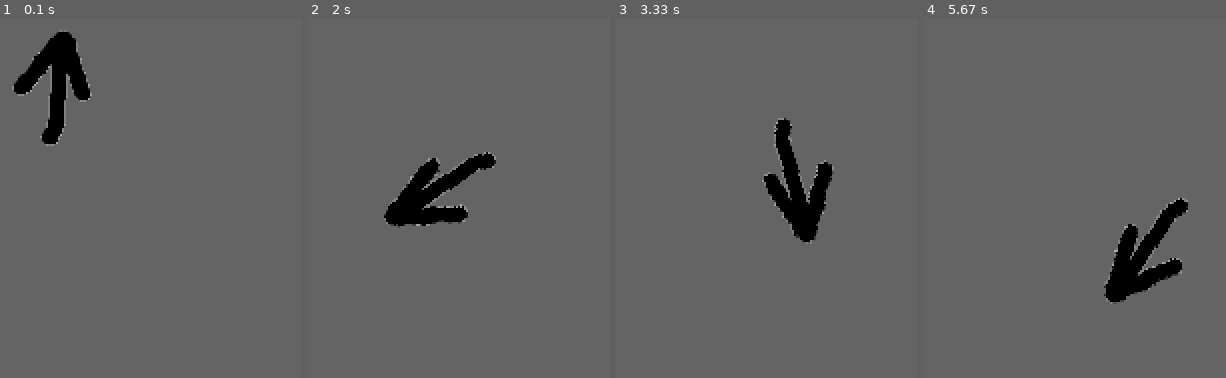
Above: before the commit, frames 1-4 (left to right).
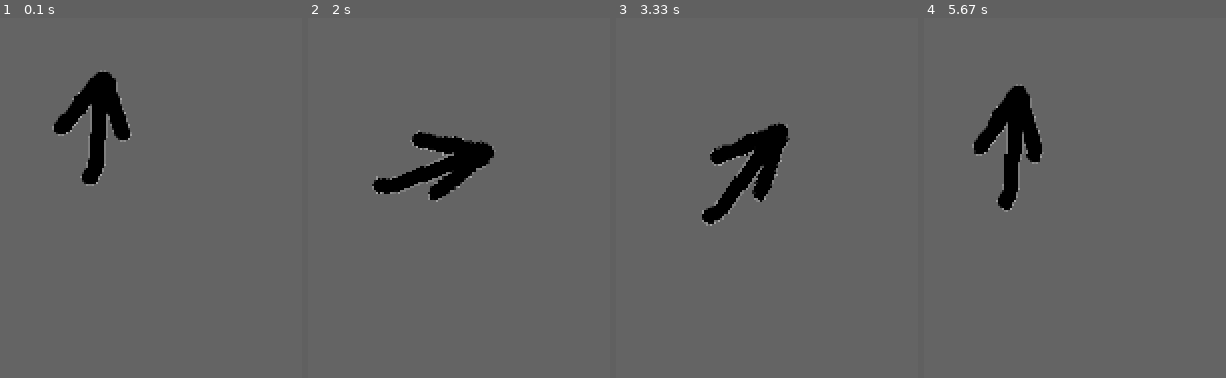
Above: after the commit, the same moments.

Repository: smarzony/pygame_racing
Game: pygame game, started from main.py
The game is run twice, just before and just after one commit, with the same random seed, the same clock (stepped at 60 frames per second) and the same inputs.
Inputs:
- Up to frame 1 (0.1 s): no input
- Up to frame 2 (2 s): hold Up 0.33-0.8 s; hold Right 0.83-1.3 s; hold Down from 1.9 s (still down)
- Up to frame 3 (3.33 s): release Down at 2.2 s; hold Left 2.23-2.63 s; hold Up 2.67-3.03 s; hold Right from 3.07 s (still down)
- Up to frame 4 (5.67 s): release Right at 3.7 s; hold Down 3.73-4.1 s; hold Left 4.13-4.6 s; hold Up 5.13-5.43 s; hold Right from 5.47 s (still down)

The runs differ from the first frame. In frame 1, 6.5% of the frame differs, in the area x 3-44%, y 3-47%; in frame 2, 4.5%; in frame 3, 6.4%; in frame 4, 7.2%, in the area x 15-88%, y 18-80%.

Commit message:
fixed accelerating and decelerating turning speed is affected by car speed

Diff:
--- a/lib/player.py
+++ b/lib/player.py
@@ -6,18 +6,13 @@
 
 class Motion():
     def __init__(self, window_size):
-        self.in_motion = False
         self.speed_actual = 0
-        self.speed_start = 0
         self.speed_max = 5
-        self.start_accelerating_time = 0.0
-        self.start_decelerating_time = 0.0
         self.direction = FWD
-        self.acceleration_ramp_seconds = 2
         self.rotation = 0
         self.rotation_step = 0.5
         self.vector = [0, 0]
-        self.stopping = False
+        self.accelerate = False
 
         self.x = 0
         self.y = 0
@@ -25,87 +20,72 @@
         self.width = 0
         self.window_size = window_size
 
-    def start(self):
-        self.in_motion = True
-        self.stopping = False
-        print('self.in_motion : ', self.in_motion )
-        self.speed_start = self.speed_actual
-        self.start_accelerating_time = now()
-
-    def stop(self):
-        self.speed_start = self.speed_actual
-        self.stopping = True
-        self.start_decelerating_time = now()
-
     def acceleration(self):
         if self.speed_actual < self.speed_max:
             self.speed_actual += 0.05
-        # # if now() - self.start_accelerating < self.acceleration_ramp:
-        # self.speed_actual = ((now() - self.start_accelerating_time)/ (self.acceleration_ramp_seconds - (self.speed_start/self.speed_max)*self.acceleration_ramp_seconds)) * self.speed_max
-        # # if self.speed_actual == self.max_speed:
-        # #     self.speed_top
 
     def deceleration(self):
-        if self.speed_actual > 0:
-            self.speed_actual -= 0.03
-        else:
+        if self.speed_actual > -self.speed_max:
+            print('self.speed_actual: ', self.speed_actual)
+
+            self.speed_actual -= 0.05
+
+    def stopping(self):
+        if self.speed_actual > 0.1:
+            self.speed_actual -= 0.01
+
+        elif self.speed_actual < -0.1:
+            self.speed_actual += 0.01
+
+        if abs(self.speed_actual) < 0.1:
             self.speed_actual = 0
-            self.in_motion = False
-            print('Decel self.in_motion: ', self.in_motion)
-
-
-
-
-        # # if now() - self.start_accelerating < self.acceleration_ramp:
-        # self.speed_actual = self.speed_start - ((now() - self.start_accelerating_time)/ (self.acceleration_ramp_seconds - (self.speed_start/self.speed_max)*self.acceleration_ramp_seconds)) * self.speed_max
-        # if self.speed_actual < 0:
-        #     self.speed_actual = 0
-        #     self.stopping = False
 
     def calculate_speed(self):
-        if self.in_motion:
-            if self.stopping is False:
+        if self.accelerate:
+            if self.direction is FWD:
                 self.acceleration()
             else:
                 self.deceleration()
+        else:
+            self.stopping()
 
     def calculate_movement_vector(self):
         self.vector = [0, 0]
-        if self.speed_actual > 0:
-            self.vector[0] = self.speed_actual * math.cos(math.radians(self.rotation - 90))
-            self.vector[1] = self.speed_actual * math.sin(math.radians(self.rotation - 90))
+        self.vector[0] = self.speed_actual * math.cos(math.radians(self.rotation - 90))
+        self.vector[1] = self.speed_actual * math.sin(math.radians(self.rotation - 90))
 
     def set_new_position(self):
-        if self.direction is FWD:
-            self.x -= self.vector[0]
-            self.y += self.vector[1]
-        else:
-            print("Set position with - vector")
-            self.x += self.vector[0]
-            self.y -= self.vector[1]
+        self.x -= self.vector[0]
+        self.y += self.vector[1]
 
         self.check_boundaries()
 
+
     def rotate(self, dir):
-        if dir == "R":
-            self.rotation -= self.rotation_step
-        else:
-            self.rotation += self.rotation_step
+        if abs(self.speed_actual) > 0:
+            if dir == "R":
+                self.rotation -= self.rotation_step* (1-((0.8*abs(self.speed_actual))/self.speed_max))
+            else:
+                self.rotation += self.rotation_step* (1-((0.8*abs(self.speed_actual))/self.speed_max))
 
         self.check_boundaries()
 
     def check_boundaries(self):
         if self.x > self.window_size[0] - 120:
             self.x = self.window_size[0] - 120
+            self.speed_actual *= .9
 
         elif self.x < 20:
             self.x = 20
+            self.speed_actual *= .9
 
         if self.y > self.window_size[1] - 120:
             self.y = self.window_size[1] - 120
+            self.speed_actual *= .9
 
         elif self.y < 20:
             self.y = 20
+            self.speed_actual *= .9
 
         if self.rotation > 360:
             self.rotation -= 360
@@ -116,8 +96,8 @@
         if self.speed_actual > self.speed_max:
             self.speed_actual = self.speed_max
 
-        elif self.speed_actual < 0:
-            self.speed_actual = 0
+        elif self.speed_actual < -self.speed_max:
+            self.speed_actual = -self.speed_max
 
 class Player_Class():
     def __init__(self, parent, window_size, height, width, pos_x, pos_y, rotation, color, img):
--- a/main.py
+++ b/main.py
@@ -38,7 +38,6 @@
 
         if event.type == pygame.KEYDOWN:
             if event.key in (pygame.K_UP, pygame.K_DOWN):
-                car.motion.start()
                 print("Accelerating ", end='')
                 if event.key == pygame.K_UP:
                     car.motion.direction = FWD
@@ -47,12 +46,12 @@
                     car.motion.direction = BWD
                     print("BWD")
 
+                car.motion.accelerate = True
+
         if event.type == pygame.KEYUP:
-            # checking if key "A" was pressed
             if event.key in (pygame.K_UP, pygame.K_DOWN):
-                # car.motion.in_motion = False
                 print("Stopping")
-                car.motion.stop()
+                car.motion.accelerate = False
 
     keys = pygame.key.get_pressed()
     if True in keys:
@@ -65,10 +64,6 @@
             car.motion.rotate("R")
 
         pygame.time.delay(1)
-
-
-
-
 
     if actual_time - rect_pulse_timer > 1:
         rect_pulse_timer = actual_time
@@ -86,7 +81,7 @@
         print_debug_timer = actual_time
         # print('rotation:', car.rotation)
         if speed_last != car.motion.speed_actual:
-            print("speed:", car.motion.speed_actual, "in motion:", car.motion.in_motion)
+            print("speed:", car.motion.speed_actual)
 
         speed_last = car.motion.speed_actual
 
@@ -94,14 +89,9 @@
     if actual_time - tick_timer > 1/60:
         tick_timer = actual_time
 
-        if car.motion.in_motion:
-            car.motion.calculate_speed()
-            car.motion.calculate_movement_vector()
-            car.motion.set_new_position()
-
-
-
-            # car.move()
+        car.motion.calculate_speed()
+        car.motion.calculate_movement_vector()
+        car.motion.set_new_position()
 
         # playerImg = pygame.image.load(img_path)
         playerImg = pygame.image.load(img_path).convert_alpha(win)
